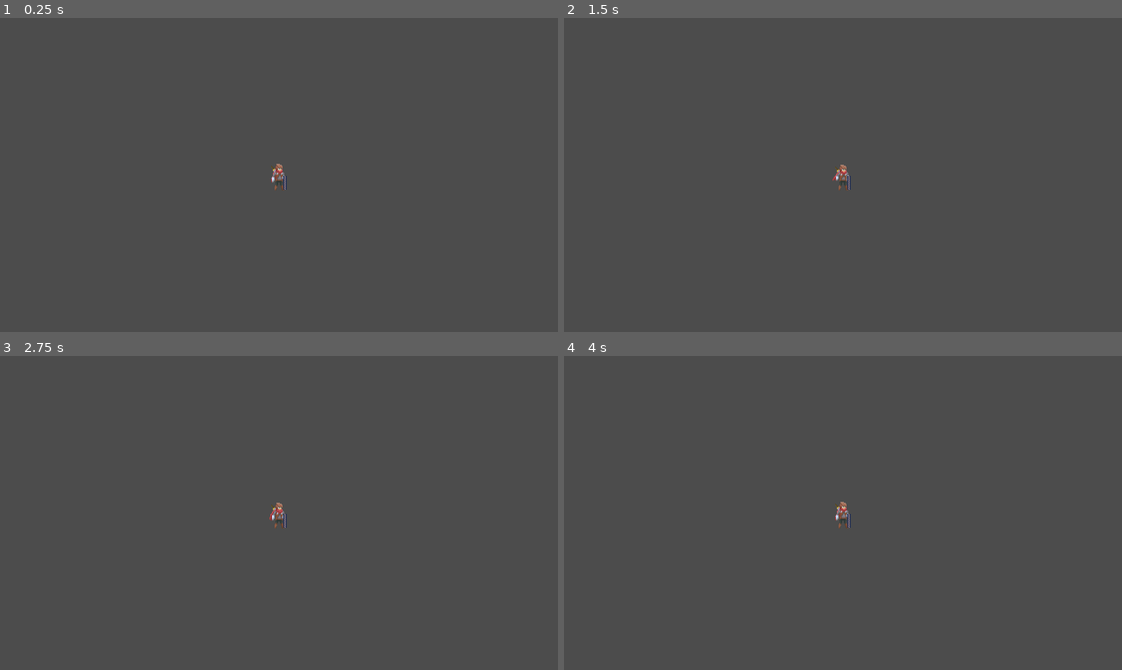
Above: before the commit, frames 1-4 (two rows, left to right).
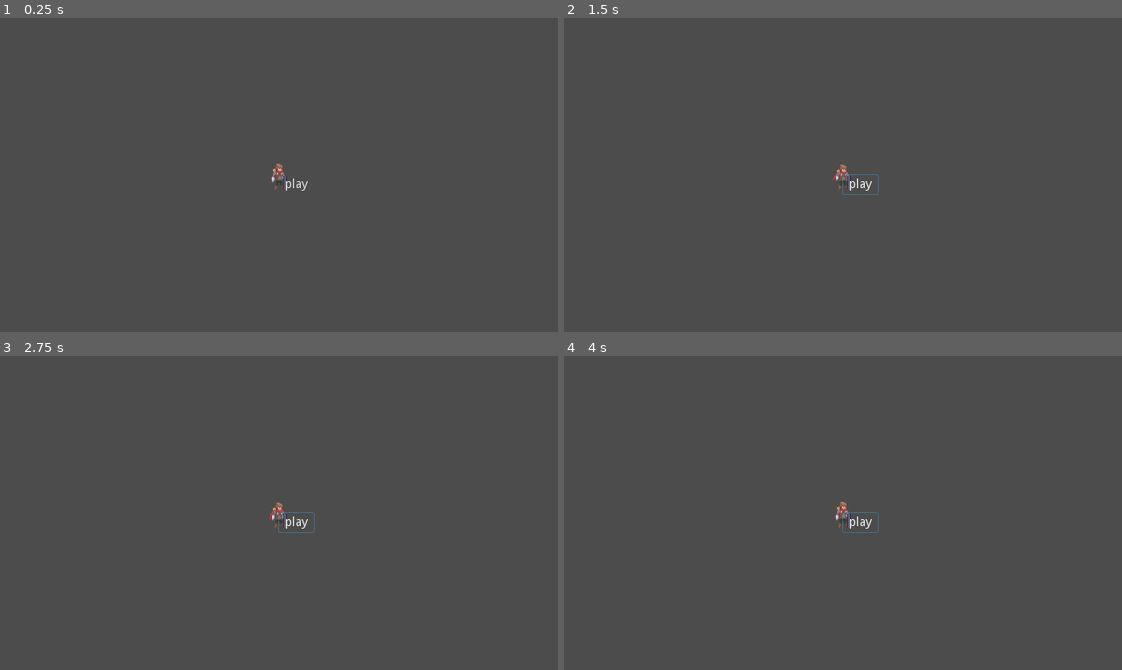
Above: after the commit, the same moments.

Repository: SquadGames/Platformer
Game: Godot game, scene res://Main.tscn
Same seed, same stepped clock (60 frames per second), same inputs: the game is played once before the commit and once after it.
Inputs (mouse positions are in pixels of both pictures, inside the frame that each line leads up to):
- Up to frame 1 (0.25 s): no input
- Up to frame 2 (1.5 s): click (859, 184) at 0.5 s, where only the run after the commit has a clickable "play"; click (859, 184) at 1.25 s, where only the run after the commit has a clickable "play"
- Up to frame 3 (2.75 s): hold Right (ui_right) from 2.03 s (still down); hold W (glide) from 2.03 s (still down); tap Space (jump) at 2.27 s
- Up to frame 4 (4 s): release W (glide) at 2.78 s; tap S (poke) at 2.85 s; tap Space (jump) at 3.02 s; release Right (ui_right) at 3.53 s; hold Left (ui_left) from 3.53 s (still down); hold A (stall) from 3.53 s (still down)

The runs differ from the first frame. In frame 1, less than 0.1% of the frame differs, in the area x 51-56%, y 51-55%; in frame 2, 0.1%, in the area x 49-57%, y 49-57%; in frame 3, 0.1%; in frame 4, 0.1%.
Error before the commit: Attempt to call function 'instance' in base 'null instance' on a null instance. (res://Main.gd:19)
Error after the commit: Attempt to call function 'instance' in base 'null instance' on a null instance. (res://Main.gd:23)

Commit message:
adding worlds

Diff:
--- a/Main.gd
+++ b/Main.gd
@@ -4,20 +4,24 @@
 var selected_level = "user://selectedLevel.tscn"
 var level_names = ["Level_A", "Level_B"]
 var i = 1
+var loaded_level
 
 func _ready():
-	i += 1
+	print(i, level_names[i % 2])
 	get_and_load_level(level_names[i % 2])
 
 
 func get_and_load_level(level_name):
+	var dir = Directory.new()
+	dir.remove(selected_level)
 	$HTTPRequest.request(CONTENT_ADDRESS_TEMPLATE.format({"level_name": level_name}))
 
 # warning-ignore:unused_argument
 func _on_HTTPRequest_request_completed(result, response_code, headers, body):
 	# load the selected level
-	var scene = load(selected_level).instance()
-	add_child(scene)
+	remove_child(loaded_level)
+	loaded_level = load(selected_level).instance()
+	add_child(loaded_level)
 	$Player.set_level_loaded(true)
 
 
@@ -26,5 +30,7 @@
 func _on_FallZone_body_entered(body):
 	# TODO check that body is the player
 	# restart the level
-	print("fallzone")
-	get_tree().change_scene("res://main.tscn")
+	$Player.set_level_loaded(false)
+	i += 1 # switch to the next level
+	$Player.position = Vector2(0, 0)
+	_ready()
--- a/Main.tscn
+++ b/Main.tscn
@@ -14,7 +14,17 @@
 current = true
 limit_bottom = 200
 
+[node name="LevelList" type="VBoxContainer" parent="Player/Camera2D"]
+margin_right = 40.0
+margin_bottom = 40.0
+
+[node name="ToolButton" type="ToolButton" parent="Player/Camera2D/LevelList"]
+margin_right = 40.0
+margin_bottom = 22.0
+text = "play"
+
 [node name="FallZone" type="Area2D" parent="."]
+editor/display_folded = true
 collision_layer = 8
 collision_mask = 0
 
@@ -24,5 +34,5 @@
 
 [node name="HTTPRequest" type="HTTPRequest" parent="."]
 download_file = "user://selectedLevel.tscn"
-[connection signal="body_entered" from="FallZone" to="Player" method="_on_FallZone_body_entered"]
+[connection signal="body_entered" from="FallZone" to="." method="_on_FallZone_body_entered"]
 [connection signal="request_completed" from="HTTPRequest" to="." method="_on_HTTPRequest_request_completed"]
--- a/Player.gd
+++ b/Player.gd
@@ -114,9 +114,9 @@
 
 
 # warning-ignore:unused_argument
-func _on_FallZone_body_entered(body):
-# warning-ignore:return_value_discarded
-	get_tree().change_scene("Main.tscn")
+#func _on_FallZone_body_entered(body):
+	# warning-ignore:return_value_discarded
+#	get_tree().change_scene("Main.tscn")
 
 
 # When the parasol collides with something
--- /dev/null
+++ b/worlds/default_world.json
@@ -0,0 +1,6 @@
+{
+  "levels": [
+    "Level_A",
+    "Level_B"
+  ]
+}
